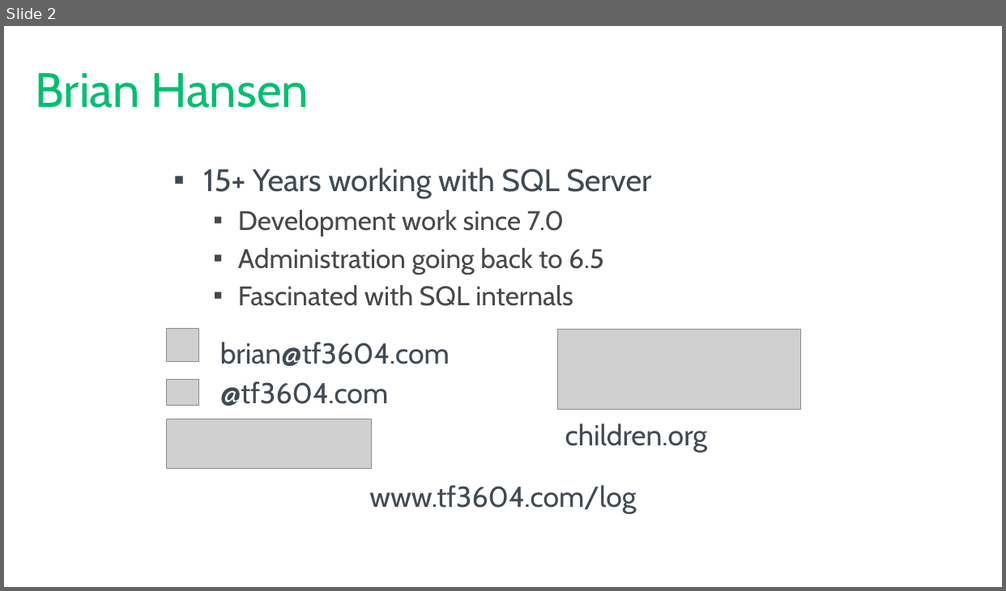
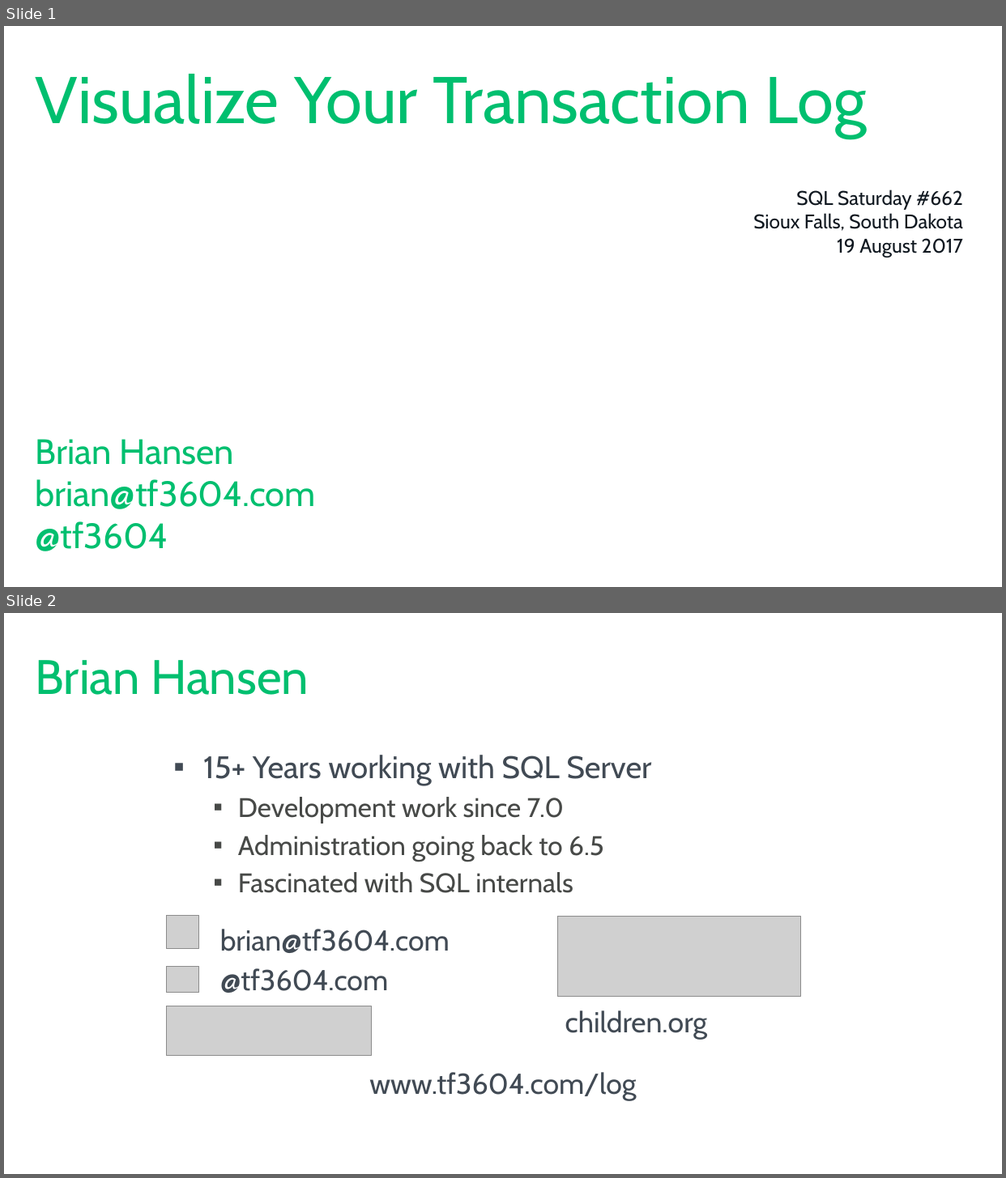
Before and after one commit to tf3604/LogFilePresentation, a slide deck: TransactionLog.pptx. Shown one above the other, each under a label of ours: slide 2 before the commit, slides 1 and 2 after it. The pictures are 1006x591 and 1006x1178 pixels, drawn with LibreOffice and Linux fonts; fonts in the diff are those of the drawing; grey boxes stand for pictures; background and template pictures are left out. Boxes give left, top, right and bottom in pixels: in the first picture for what was removed or moved away, otherwise in the second. Text is boxed around its words. In the diff, an @@ line names an element or a change of style, - is before the commit and + after.

Commit message:
Fixup title slide.

```diff
--- a/TransactionLog.pptx
+++ b/TransactionLog.pptx
@@ slide 1 added at [4,26,1002,587], background #FFFFFF @@
@@ text added at [36,74,866,137], 60 pt, text #00BF6F @@
+Visualize Your Transaction Log
@@ text added at [753,190,963,257], 18 pt, text #101820 @@
+SQL Saturday #662
+Sioux Falls, South Dakota
+19 August 2017
@@ title added at [35,439,315,552], 32 pt, text #00BF6F @@
+Brian Hansen
+brian@tf3604.com
+@tf3604
```
Also in this commit, not shown: 1 slide removed.
